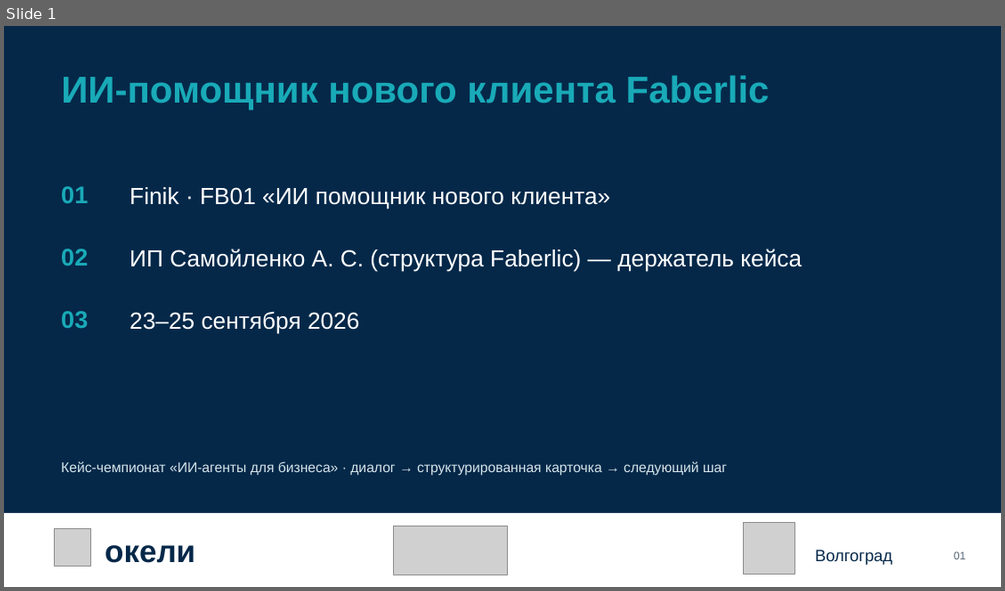
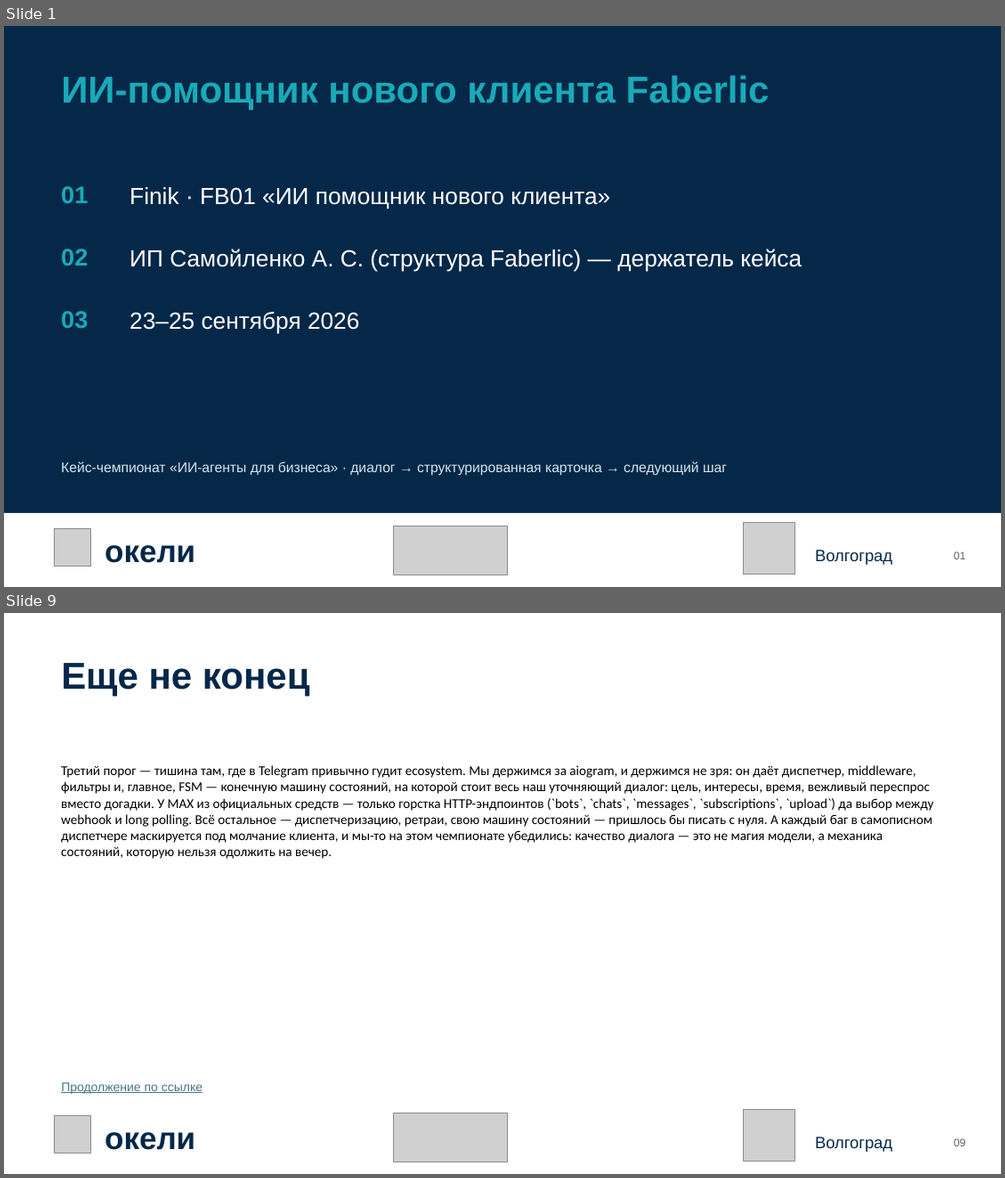
Before and after one commit to KaDyK736/FinikTeam-FB01, a slide deck: Презентация_команды_Finik_FB01.pptx. Shown one above the other, each under a label of ours: slide 1 before the commit, slides 1 and 9 after it; the slides between them are not shown. The pictures are 1005x591 and 1005x1178 pixels, drawn with LibreOffice and Linux fonts; fonts in the diff are those of the drawing; grey boxes stand for pictures. Boxes give left, top, right and bottom in pixels: in the first picture for what was removed or moved away, otherwise in the second. Text is boxed around its words. In the diff, an @@ line names an element or a change of style, - is before the commit and + after.

```diff
--- a/Презентация_команды_Finik_FB01.pptx
+++ b/Презентация_команды_Finik_FB01.pptx
@@ slide 9 added at [4,613,1001,1174], background #FFFFFF @@
@@ text added at [61,663,310,697], 36 pt, text #052849, bold @@
+Еще не конец
@@ text added at [61,765,933,859], 13 pt, text #000000 @@
+Третий порог — тишина там, где в Telegram привычно гудит ecosystem. Мы держимся за aiogram, и держимся не зря: он даёт диспетчер, middleware, фильтры и, главное, FSM — конечную машину состояний, на которой стоит весь наш уточняющий диалог: цель, интересы, время, вежливый переспрос вместо догадки. У MAX из официальных средств — только горстка HTTP-эндпоинтов (`bots`, `chats`, `messages`, `subscriptions`, `upload`) да выбор между webhook и long polling. Всё остальное — диспетчеризацию, ретраи, свою машину состояний — пришлось бы писать с нуля. А каждый баг в самописном диспетчере маскируется под молчание клиента, и мы-то на этом чемпионате убедились: качество диалога — это не магия модели, а механика состояний, которую нельзя одолжить на вечер.
@@ text added at [61,1082,202,1094], 12 pt, text #467886, underline @@
+Продолжение по ссылке
@@ picture added at [54,1116,91,1153] @@
@@ picture added at [394,1113,507,1162] @@
@@ picture added at [744,1110,795,1161] @@
@@ text added at [105,1132,195,1150], 30 pt, text #052849, bold @@
+окели
@@ text added at [815,1136,892,1151], 15.8 pt, text #052849 @@
+Волгоград
@@ text added at [954,1138,966,1146], 10.5 pt, text #566572 @@
+09
```
Also in this commit, not shown: 10 slides changed, 7 other slides added, 2 other files.
